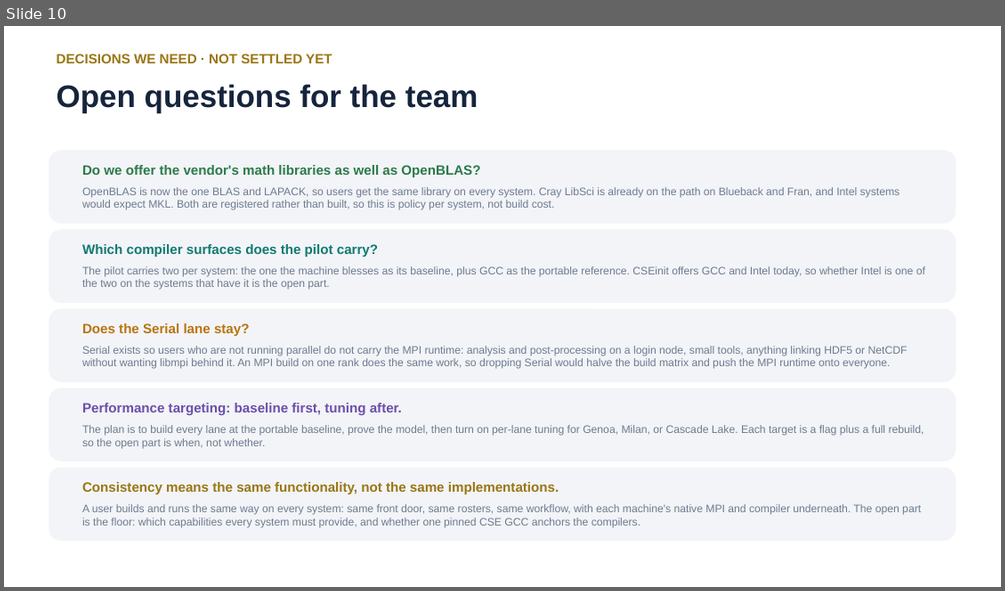
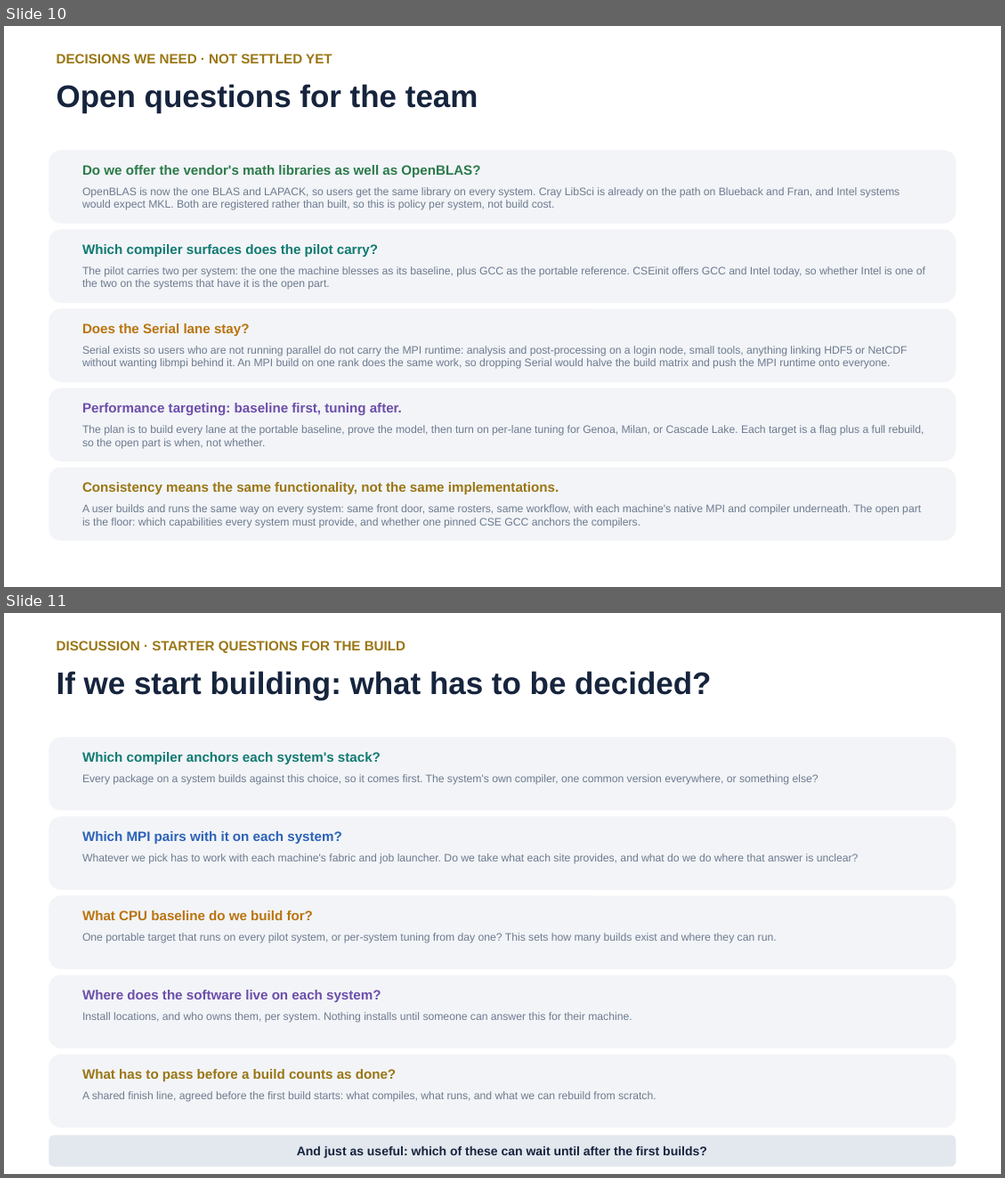
Before and after one commit to ray12514/stack-planning, a slide deck: presentations/cse_lanes_model.pptx. Shown one above the other, each under a label of ours: slide 10 before the commit, slides 10 and 11 after it. The pictures are 1005x591 and 1005x1178 pixels, drawn with LibreOffice and Linux fonts; fonts in the diff are those of the drawing. Boxes give left, top, right and bottom in pixels: in the first picture for what was removed or moved away, otherwise in the second. Text is boxed around its words. In the diff, an @@ line names an element or a change of style, - is before the commit and + after.

Commit message:
Closing slide asks the starter questions instead of answering them

```diff
--- a/presentations/cse_lanes_model.pptx
+++ b/presentations/cse_lanes_model.pptx
@@ slide 11 added at <box>4,613,1001,1174</box>, background #FFFFFF @@
@@ text added at <box>57,641,405,653</box>, 13 pt, text #9A7614, bold @@
+DISCUSSION · STARTER QUESTIONS FOR THE BUILD
@@ text added at <box>57,671,711,700</box>, 30 pt, text #16243D, bold @@
+If we start building: what has to be decided?
@@ rounded rectangle added at <box>48,737,956,811</box>, fill #F2F4F7 @@
@@ text added at <box>82,752,380,764</box>, 13 pt, text #117A72, bold @@
+Which compiler anchors each system's stack?
@@ text added at <box>82,774,818,785</box>, 10.5 pt, text #6E7B90 @@
+Every package on a system builds against this choice, so it comes first. The system's own compiler, one common version everywhere, or something else?
@@ rounded rectangle added at <box>48,817,956,890</box>, fill #F2F4F7 @@
@@ text added at <box>82,831,341,844</box>, 13 pt, text #2B62B8, bold @@
+Which MPI pairs with it on each system?
@@ text added at <box>82,853,858,864</box>, 10.5 pt, text #6E7B90 @@
+Whatever we pick has to work with each machine's fabric and job launcher. Do we take what each site provides, and what do we do where that answer is unclear?
@@ rounded rectangle added at <box>48,896,956,969</box>, fill #F2F4F7 @@
@@ text added at <box>82,910,313,920</box>, 13 pt, text #BA740E, bold @@
+What CPU baseline do we build for?
@@ text added at <box>82,933,777,943</box>, 10.5 pt, text #6E7B90 @@
+One portable target that runs on every pilot system, or per-system tuning from day one? This sets how many builds exist and where they can run.
@@ rounded rectangle added at <box>48,975,956,1048</box>, fill #F2F4F7 @@
@@ text added at <box>82,989,380,1002</box>, 13 pt, text #6D4EAA, bold @@
+Where does the software live on each system?
@@ text added at <box>82,1012,631,1022</box>, 10.5 pt, text #6E7B90 @@
+Install locations, and who owns them, per system. Nothing installs until someone can answer this for their machine.
@@ rounded rectangle added at <box>48,1054,956,1127</box>, fill #F2F4F7 @@
@@ text added at <box>82,1069,396,1081</box>, 13 pt, text #9A7614, bold @@
+What has to pass before a build counts as done?
@@ text added at <box>82,1091,656,1102</box>, 10.5 pt, text #6E7B90 @@
+A shared finish line, agreed before the first build starts: what compiles, what runs, and what we can rebuild from scratch.
@@ rounded rectangle added at <box>48,1135,956,1167</box>, fill #E3E7EE, 12 pt, text #16243D, bold @@
+And just as useful: which of these can wait until after the first builds?
```
Also in this commit, not shown: 1 slide removed, 1 other file.
